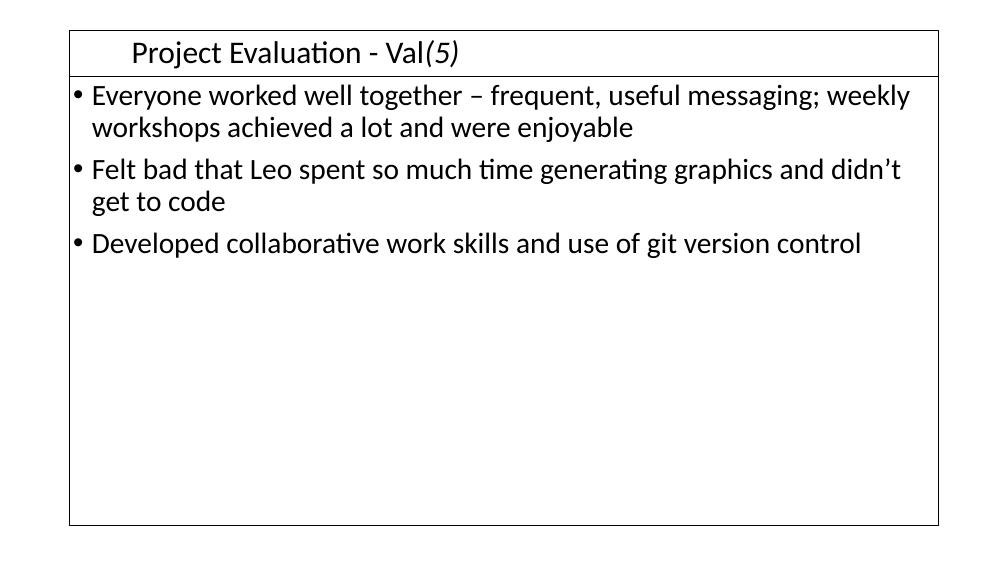
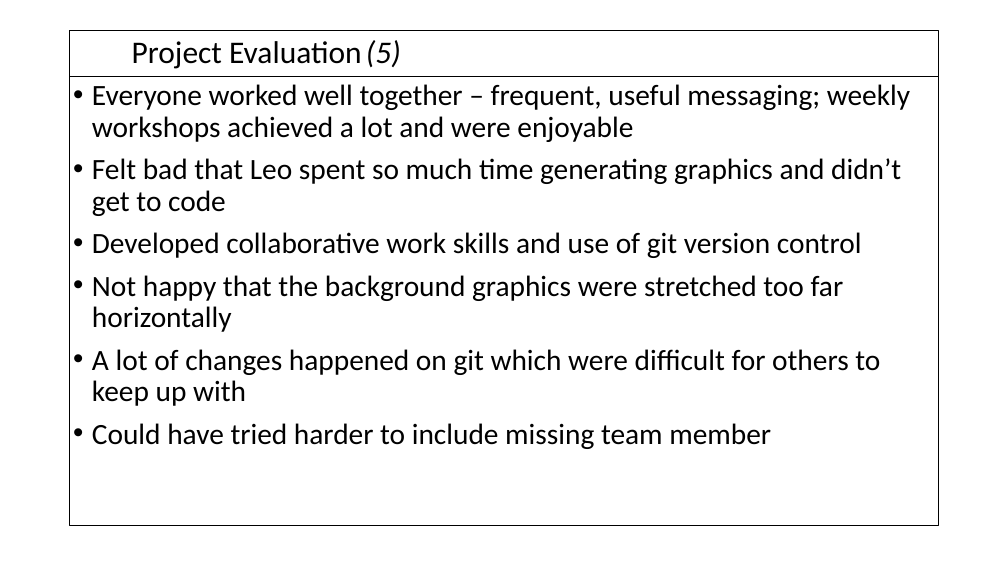
Before and after one commit to AlexCarolan/Christmas-Game, a slide deck: slide 18 of D2.pptx. Drawn at 1008x567 pixels with LibreOffice and Linux fonts; fonts in the diff are those of the drawing; background and template pictures are left out. Boxes give left, top, right and bottom in pixels: in the first picture for what was removed or moved away, otherwise in the second. Text is boxed around its words. In the diff, an @@ line names an element or a change of style, - is before the commit and + after.

```diff
--- a/D2.pptx
+++ b/D2.pptx
@@ title at (132, 40, 401, 69): text changed @@
-Project Evaluation - Val (5)
+Project Evaluation (5)
@@ text at (92, 275, 880, 449): paragraphs added @@
+• Not happy that the background graphics were stretched too far horizontally
+• A lot of changes happened on git which were difficult for others to keep up with
+• Could have tried harder to include missing team member
```
Also in this commit, not shown: 9 other slides changed, 1 slide added, 1 slide removed.
